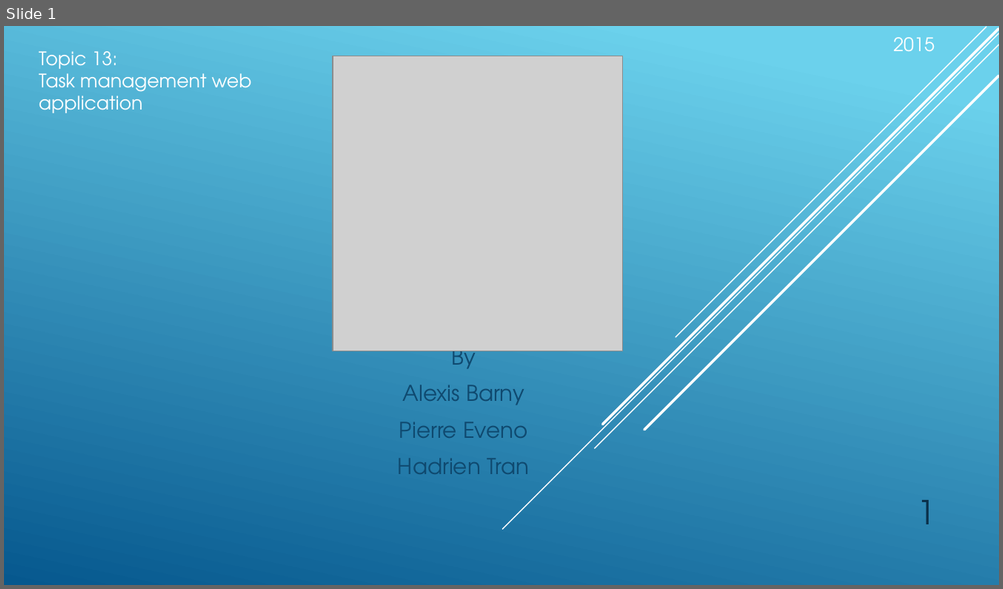
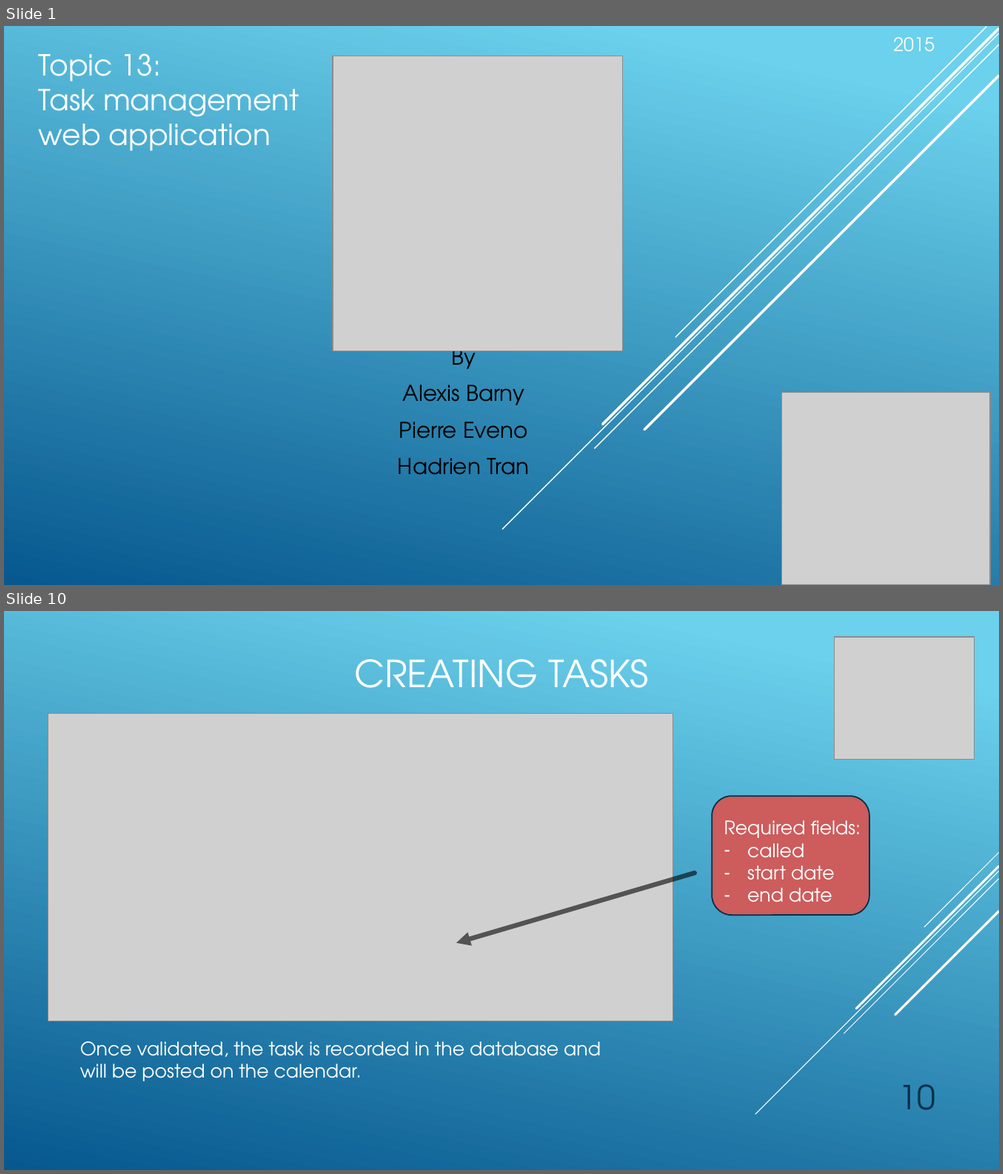
Before and after one commit to abarny/PTDawinSujet13, a slide deck: TeamShare.pptx. Shown one above the other, each under a label of ours: slide 1 before the commit, slides 1 and 10 after it; the slides between them are not shown. The pictures are 1003x589 and 1003x1174 pixels, drawn with LibreOffice and Linux fonts; fonts in the diff are those of the drawing; grey boxes stand for pictures. Boxes give left, top, right and bottom in pixels: in the first picture for what was removed or moved away, otherwise in the second. Text is boxed around its words. In the diff, an @@ line names an element or a change of style, - is before the commit and + after.

```diff
--- a/TeamShare.pptx
+++ b/TeamShare.pptx
@@ slide 10 added at (4, 611, 999, 1170), background gradient #6ED2EB to #06588E @@
@@ picture added at (834, 637, 974, 760) @@
@@ title added at (354, 659, 648, 688), 36 pt, text #FFFFFF @@
+CREATING TASKS
@@ picture added at (48, 714, 672, 1022) @@
@@ rounded rectangle added at (712, 796, 870, 915), fill #CD5C5C, outline #043148 1.25 pt @@
@@ text added at (724, 820, 861, 903), 18 pt, text #FFFFFF @@
+Required fields:
+– called
+– start date
+– end date
@@ arrow added from (695, 873) to (456, 943), #000000 4.5 pt @@
@@ group added at (755, 853, 999, 1115): 5 lines @@
@@ text added at (80, 1042, 600, 1082), 18 pt, text #FFFFFF @@
+Once validated, the task is recorded in the database and will be posted on the calendar.
@@ page number added at (899, 1085, 936, 1111), 32 pt, text #0A304A @@
+10
@@ slide 1 changed as well @@
@@ text "Topic 13:" at (39, 53, 299, 151): size 18 to 28 pt @@
@@ subtitle "By" at (398, 343, 529, 475): text colour #0F496F to #000000 @@
@@ picture added at (782, 393, 990, 585) @@
@@ page number removed at (916, 500, 935, 525) @@
-1
```
Also in this commit, not shown: 3 other slides changed, 12 other slides added, 12 slides removed.
